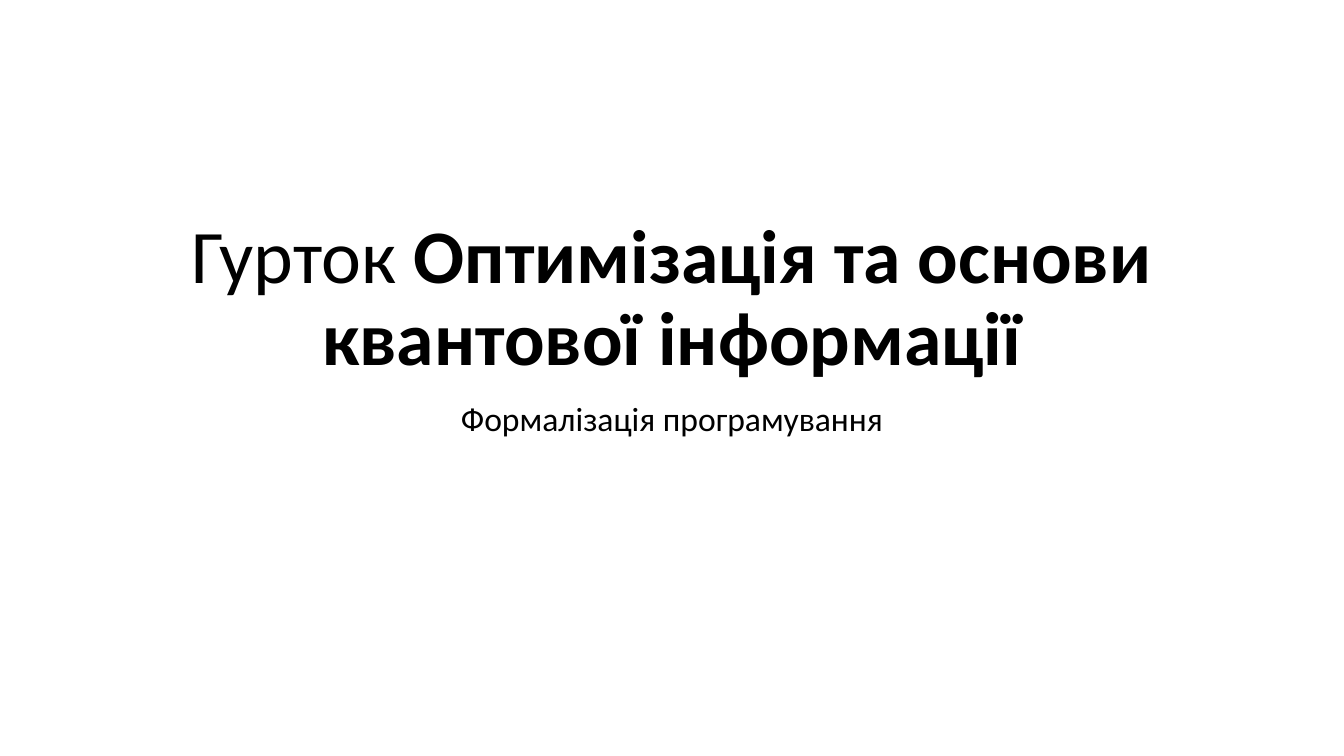
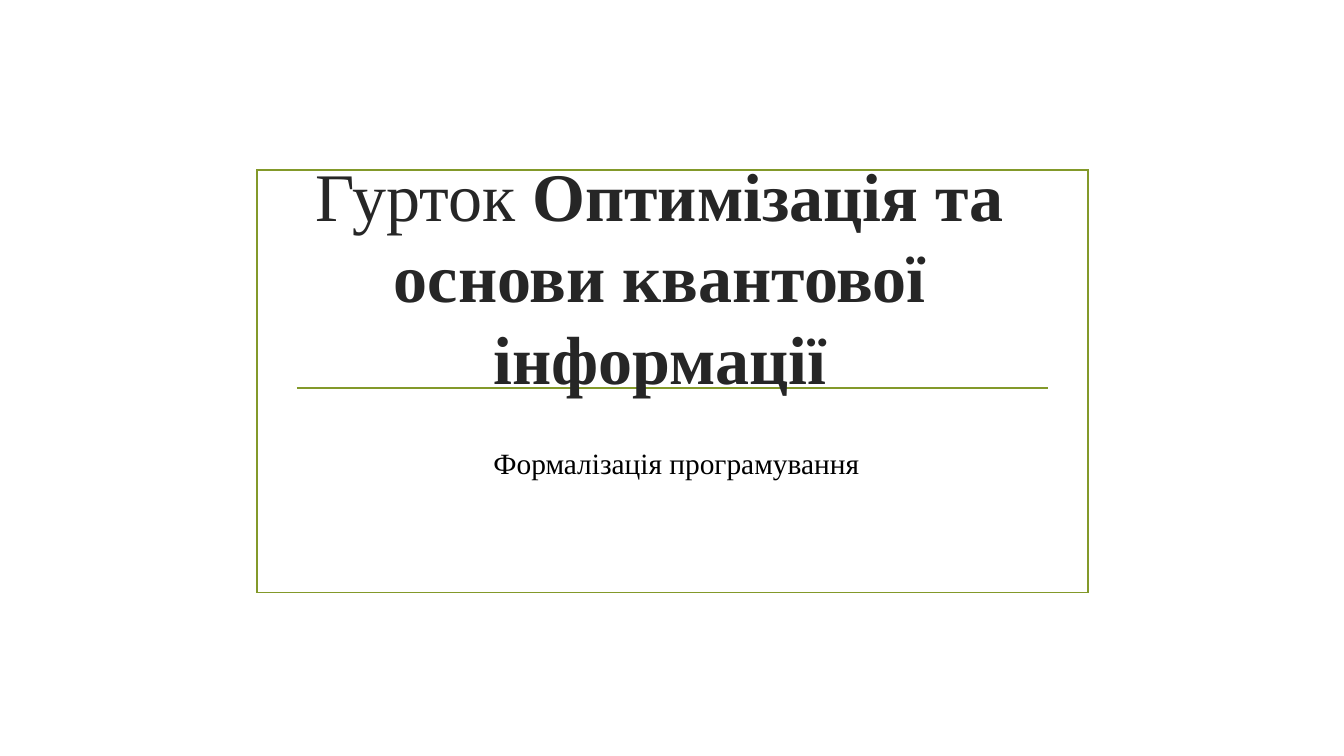
Before and after one commit to mecchmatProjects/Facultative, a slide deck: slide 1 of Lect0.pptx. Drawn at 1344x756 pixels with LibreOffice and Linux fonts; fonts in the diff are those of the drawing; background and template pictures are left out. Boxes give left, top, right and bottom in pixels: in the first picture for what was removed or moved away, otherwise in the second. Text is boxed around its words. In the diff, an @@ line names an element or a change of style, - is before the commit and + after.

Commit message:
lecture 0: style update

```diff
--- a/Lect0.pptx
+++ b/Lect0.pptx
@@ rectangle added at box(257, 170, 1089, 593), outline #83992A 1.25 pt @@
@@ title "Гурток Оптимізація та основи квантової ...": place and size @@
-title "Гурток Оптимізація та основи квантової ..." at box(192, 230, 1151, 378)
+title "Гурток Оптимізація та основи квантової ..." at box(316, 169, 1004, 397)
@@ title "Гурток Оптимізація та основи квантової ..." at box(316, 169, 1004, 397): size 54 to 48.6 pt, font Calibri to Times New Roman, text colour #000000 to #262626; line spacing 0.9 to 1 @@
@@ line added from (296, 388) to (1049, 388), #83992A 1.25 pt @@
@@ subtitle "Формалізація програмування": place and size @@
-subtitle "Формалізація програмування" at box(461, 408, 883, 437)
+subtitle "Формалізація програмування" at box(493, 454, 859, 480)
@@ subtitle "Формалізація програмування" at box(493, 454, 859, 480): size 24 to 21 pt, font Calibri to Times New Roman; line spacing 0.9 to 1 @@
```
Also in this commit, not shown: 29 other slides changed.
